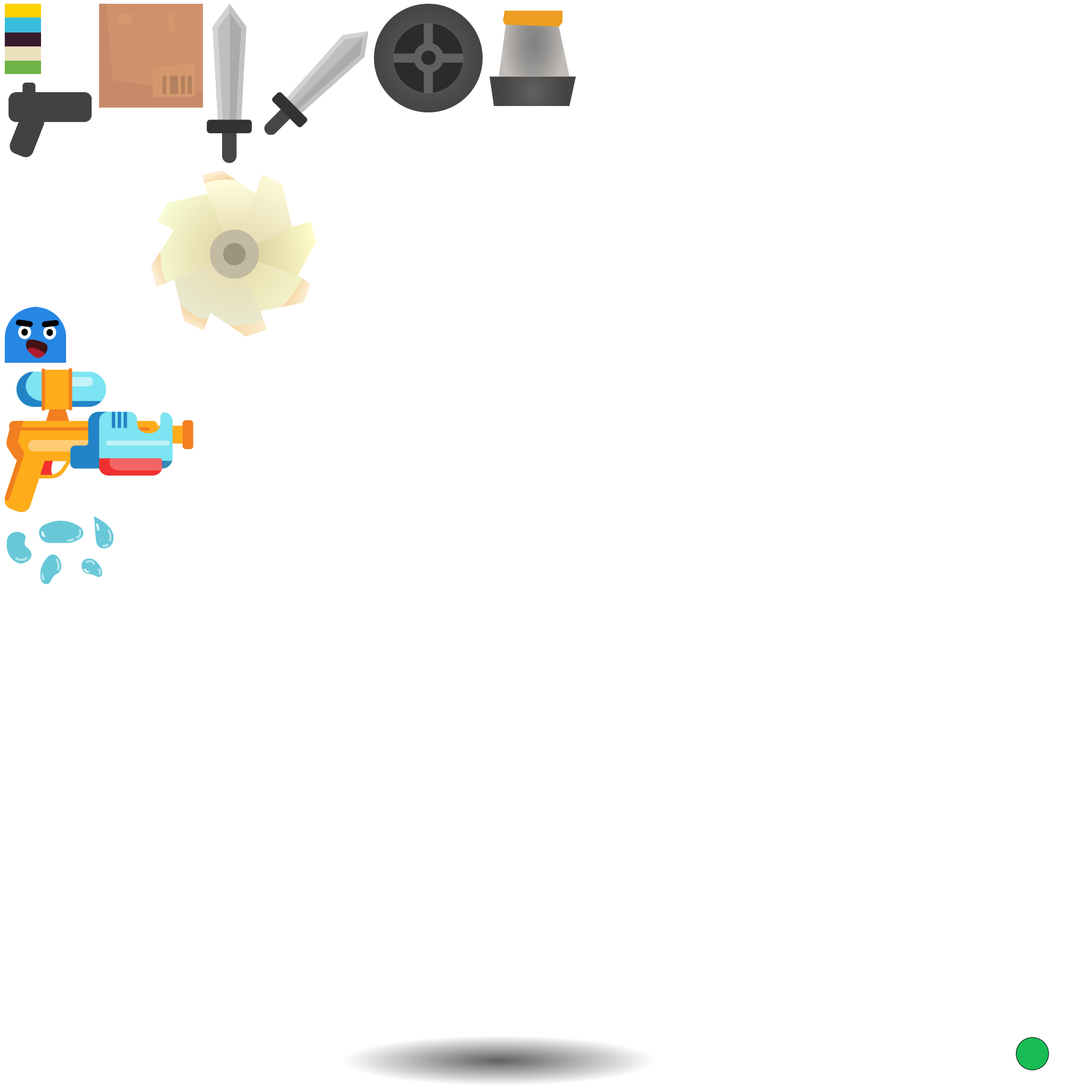
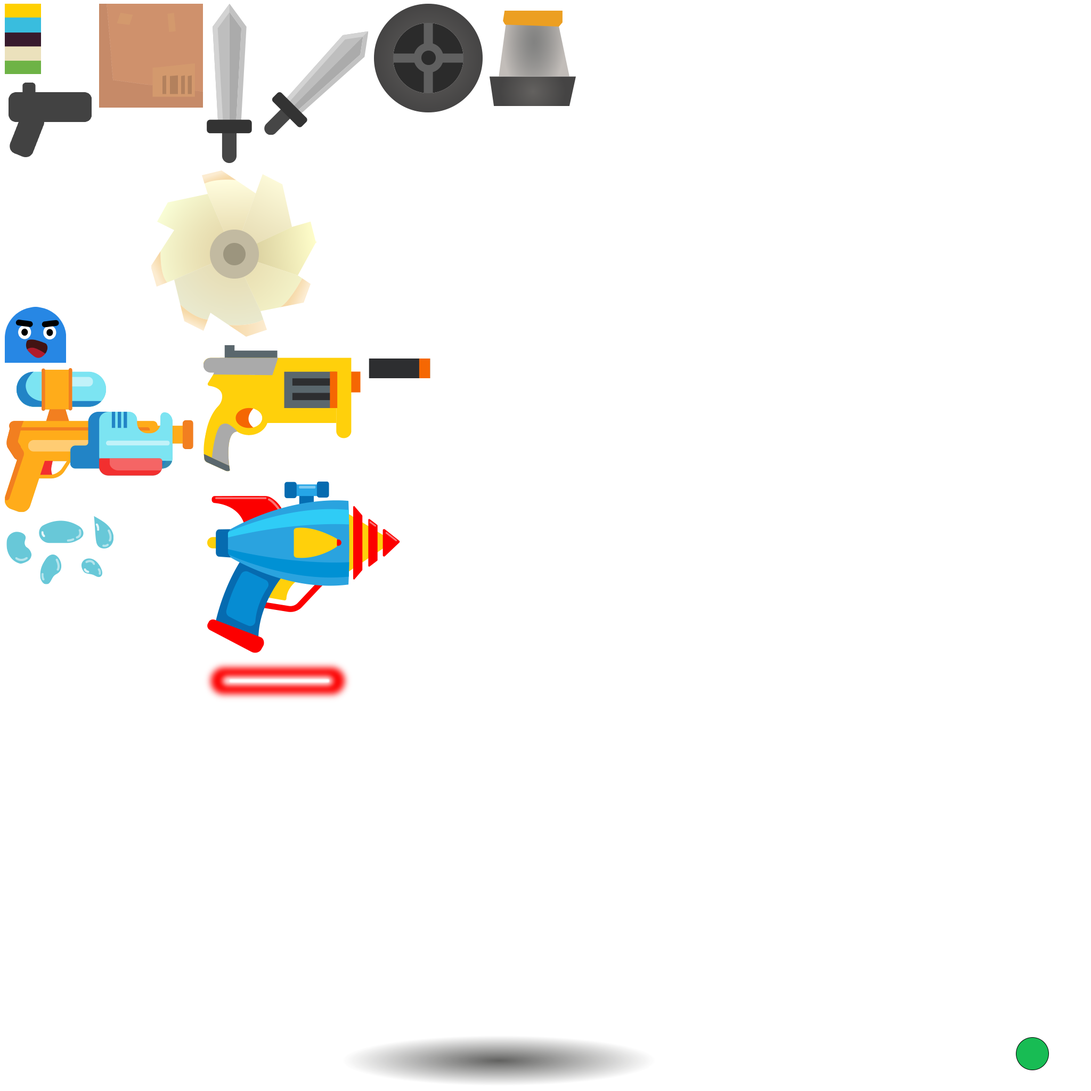
Comparing the layer stacks of the two 1091px x 1091px images. Changes:
added layer "Layer 24" above "Layer 23" over <box>204,481,401,702</box>
added layer "Layer 23" above "Layer 22" over <box>368,358,431,379</box>
added layer "Layer 22" above "Layer 21" over <box>203,344,361,472</box>
